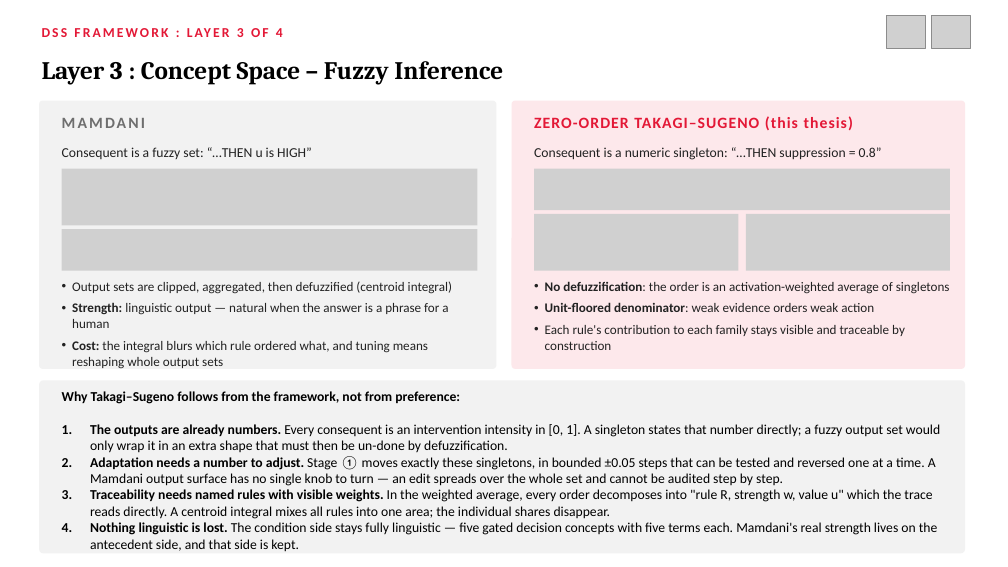
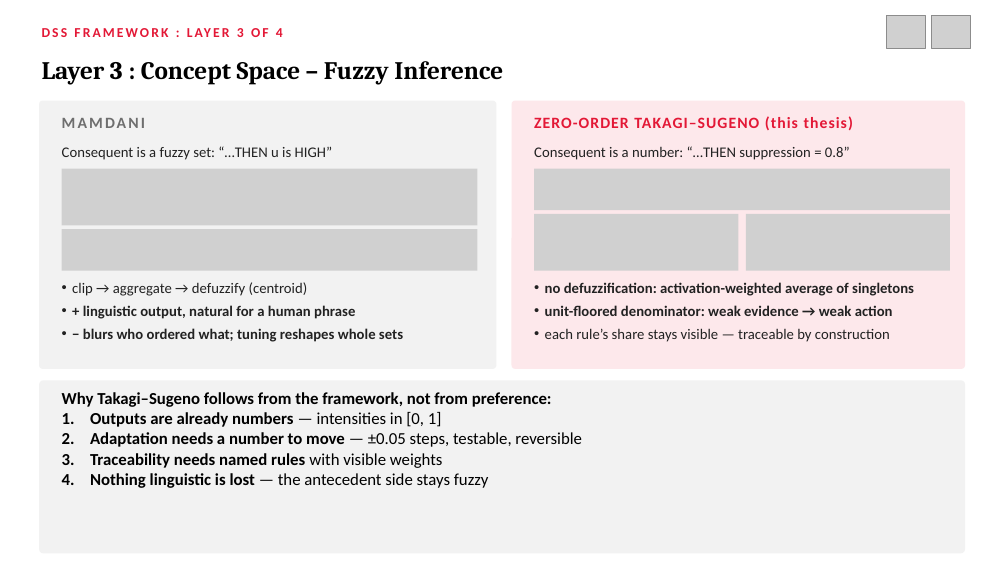
Before and after one commit to northwind13/Enhanced_DSS, a slide deck: slide 26 of 01_Thesis/DisasterAware_Presentation.pptx (slide 42 before the commit). Drawn at 1008x567 pixels with LibreOffice and Linux fonts; fonts in the diff are those of the drawing; grey boxes stand for pictures. Boxes give left, top, right and bottom in pixels: in the first picture for what was removed or moved away, otherwise in the second. Text is boxed around its words. In the diff, an @@ line names an element or a change of style, - is before the commit and + after.

```diff
--- a/01_Thesis/DisasterAware_Presentation.pptx
+++ b/01_Thesis/DisasterAware_Presentation.pptx
@@ text "Consequent is a fuzzy set: ..." at [62,146,332,160]: size 13 to 14 pt @@
@@ text at [534,146,850,160]: text changed; size 13 to 14 pt @@
-Consequent is a numeric singleton: “…THEN suppression = 0.8”
+Consequent is a number: “…THEN suppression = 0.8”
@@ text at [72,282,403,342]: text changed; size 12.5 to 14 pt; bold on @@
-• Output sets are clipped, aggregated, then defuzzified (centroid integral)
-• Strength: linguistic output — natural when the answer is a phrase for a human
-• Cost: the integral blurs which rule ordered what, and tuning means reshaping whole output sets
+• clip → aggregate → defuzzify (centroid)
+• + linguistic output, natural for a human phrase
+• − blurs who ordered what; tuning reshapes whole sets
@@ text at [545,282,914,342]: text changed; size 12.5 to 14 pt; bold on @@
-• No defuzzification: the order is an activation-weighted average of singletons
-• Unit-floored denominator: weak evidence orders weak action
-• Each rule's contribution to each family stays visible and traceable by construction
+• no defuzzification: activation-weighted average of singletons
+• unit-floored denominator: weak evidence → weak action
+• each rule’s share stays visible — traceable by construction
@@ text at [62,392,552,407]: size 13 to 16 pt in "Why Takagi–Sugeno follows from the framework, not ..." @@
@@ text at [90,412,582,488]: text changed; size 13 to 16 pt; bold on @@
-1. The outputs are already numbers. Every consequent is an intervention intensity in [0, 1]. A singleton states that number directly; a fuzzy output set would only wrap it in an extra shape that must then be un-done by defuzzification.
-2. Adaptation needs a number to adjust. Stage ① moves exactly these singletons, in bounded ±0.05 steps that can be tested and reversed one at a time. A Mamdani output surface has no single knob to turn — an edit spreads over the whole set and cannot be audited step by step.
-3. Traceability needs named rules with visible weights. In the weighted average, every order decomposes into "rule R, strength w, value u" which the trace reads directly. A centroid integral mixes all rules into one area; the individual shares disappear.
-4. Nothing linguistic is lost. The condition side stays fully linguistic — five gated decision concepts with five terms each. Mamdani's real strength lives on the antecedent side, and that side is kept.
+1. Outputs are already numbers — intensities in [0, 1]
+2. Adaptation needs a number to move — ±0.05 steps, testable, reversible
+3. Traceability needs named rules with visible weights
+4. Nothing linguistic is lost — the antecedent side stays fuzzy
```
Also in this commit, not shown: 56 other slides changed, 6 slides added, 22 slides removed, 1 other file.
